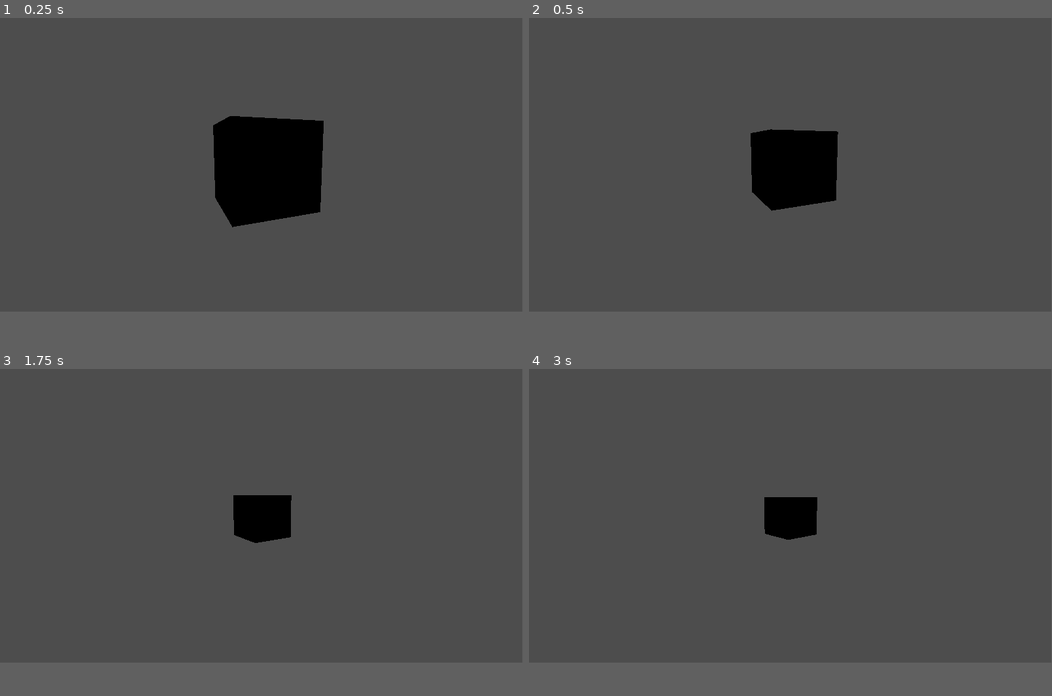
Above: before the commit, frames 1-4 (two rows, left to right).
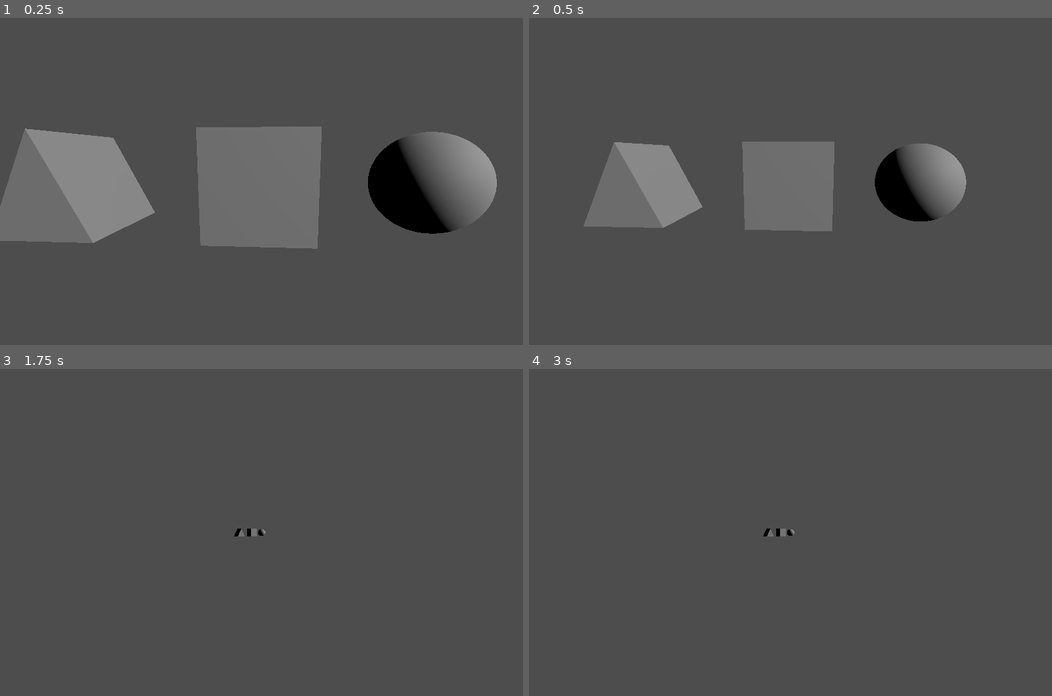
Above: after the commit, the same moments.

Repository: videlanicolas/godot_experiments
Game: Godot game, scene res://level.tscn
Two runs of this game, one before a commit and one after it. Both use one fixed random seed, a clock stepped at 60 frames per second and the inputs below.
Inputs (mouse positions are in pixels of both pictures, inside the frame that each line leads up to):
- Up to frame 1 (0.25 s): no input
- Up to frame 2 (0.5 s): no input
- Up to frame 3 (1.75 s): move the mouse to (376, 499) at 0.52 s; hold D (right) 0.53-1.28 s; click (376, 499) at 0.6 s; move the mouse to (156, 529) at 1.27 s; hold A (left) from 1.28 s (still down); click (156, 529) at 1.35 s
- Up to frame 4 (3 s): move the mouse to (842, 450) at 2.02 s; release A (left) at 2.03 s; hold D (right) from 2.03 s (still down); click (842, 450) at 2.1 s; move the mouse to (764, 575) at 2.77 s; click (764, 575) at 2.85 s
The window is 799x449 before the commit and 800x500 after it. Grey fills any space a smaller window leaves; there, only what the larger window draws over its background counts as a difference.

The runs differ from the first frame. In frame 1, 22% of the frame differs, in the area x 0-95%, y 30-71%; in frame 2, 12%; in frame 3, 1.4%; in frame 4, 1.2%.
Error after the commit: Invalid access to property or key 'global_position' on a base object of type 'Nil'. (res://Camera3D.gd:38)

Commit message:
Camera movement update

Diff:
--- a/CameraMovement/Camera3D.gd
+++ b/CameraMovement/Camera3D.gd
@@ -1,6 +1,7 @@
 extends Camera3D
 
 const FOLLOW_SPEED := 1.0
+const RAY_LENGTH = 1000
 
 @export
 var target : Node3D = null
@@ -14,23 +15,60 @@
 @export
 var rotateSpeed := 1.0
 
+@export_range(0.0, 1.0)
+var slerpWeight := 0.0
+
+@export
+var withSlerp := false
+
+var selectedObject: CollisionObject3D = null
+
 func _physics_process(delta):
+	if Input.is_action_just_pressed("Select"):
+		var hitCollider := CheckClickRaycast()
+		if hitCollider:
+			selectedObject = hitCollider
+			target = hitCollider
+		else:
+			selectedObject = null
+			target = null
 	# If there is no target, skip doing anything.
 	if target == null:
 		pass
-	var n := target.global_position.normalized()
+	var n := global_position - target.global_position
 	# Check if the user pressed any input.
 	if Input.is_action_pressed("left"):
-		print(n)
-		global_rotate(n, delta * rotateSpeed)
+		global_position = n.rotated(Vector3.UP, -delta * rotateSpeed)
 	if Input.is_action_pressed("right"):
-		global_rotate(target.global_position.normalized(), -delta * rotateSpeed)
+		global_position = n.rotated(Vector3.UP, delta * rotateSpeed)
 	# Look at the target.
 	look_at(target.global_position)
 	# Now adjust the camera position according to the distance.
 	_adjust_distance_from_target(delta)
 
 func _adjust_distance_from_target(delta):
-	# First calculate the distance between the camera and the target.
+	# First calculate the vector the Camera should be in.
 	var desiredPosition := (global_position - target.global_position).normalized() * distance
+	# Interpolate the position of the camera to slowly adjust its position.
 	global_position = global_position.lerp(desiredPosition, delta * FOLLOW_SPEED)
+
+func CheckClickRaycast() -> CollisionObject3D:
+	# Get the physics space.
+	var space_state = get_world_3d().direct_space_state
+	# Get the mouse position.
+	var mousepos = get_viewport().get_mouse_position()
+	# Get the origin Vector3, this is the mouse position in the camera viewport
+	# converted to a Vector3 with origin in the global origin.
+	var origin = project_ray_origin(mousepos)
+	# The end Vector3 is the origin vector we defined before plus a vector that is
+	# the normal of the point in Vector3 coordinates of the mouse position, times the ray length.
+	var end = origin + project_ray_normal(mousepos) * RAY_LENGTH
+	# This gives us two vectors that we can easily calculate a ray.
+	# Create the query.
+	var query = PhysicsRayQueryParameters3D.create(origin, end)
+	# Make the actualy query.
+	var result = space_state.intersect_ray(query)
+	if !result:
+		return null
+	print(result)
+	return result['collider']
--- a/CameraMovement/level.tscn
+++ b/CameraMovement/level.tscn
@@ -8,16 +8,57 @@
 
 [sub_resource type="BoxMesh" id="BoxMesh_634m1"]
 
+[sub_resource type="BoxShape3D" id="BoxShape3D_sp3ku"]
+
+[sub_resource type="PrismMesh" id="PrismMesh_28qag"]
+
+[sub_resource type="BoxShape3D" id="BoxShape3D_bi654"]
+
+[sub_resource type="SphereMesh" id="SphereMesh_kwfkf"]
+
+[sub_resource type="SphereShape3D" id="SphereShape3D_3hhao"]
+
 [node name="Level" type="Node"]
 
 [node name="Camera3D" type="Camera3D" parent="." node_paths=PackedStringArray("target")]
 transform = Transform3D(1, 0, 0, 0, 1, 0, 0, 0, 1, 0.0835352, 0.185362, 1.443)
 script = ExtResource("1_pg4bi")
-target = NodePath("../Cube")
+target = NodePath("../Cube/CubeMesh")
 distance = 5.0
 speedCurve = SubResource("Curve_g6ndf")
-rotateSpeed = 10.0
+rotateSpeed = 5.0
+slerpWeight = 0.615
+withSlerp = true
 
-[node name="Cube" type="MeshInstance3D" parent="."]
-transform = Transform3D(1, 0, 0, 0, 1, 0, 0, 0, 1, 0.56731, 0, 0)
+[node name="DirectionalLight3D" type="DirectionalLight3D" parent="."]
+transform = Transform3D(0.625006, -0.343326, 0.701067, -0.0703965, 0.869641, 0.488639, -0.777439, -0.354755, 0.519363, 0, 7.81898, 0)
+metadata/_edit_lock_ = true
+
+[node name="Cube" type="StaticBody3D" parent="."]
+
+[node name="CubeMesh" type="MeshInstance3D" parent="Cube"]
 mesh = SubResource("BoxMesh_634m1")
+skeleton = NodePath("../..")
+
+[node name="CollisionShape3D" type="CollisionShape3D" parent="Cube"]
+shape = SubResource("BoxShape3D_sp3ku")
+
+[node name="Prism" type="StaticBody3D" parent="."]
+transform = Transform3D(1, 0, 0, 0, 1, 0, 0, 0, 1, -1.97542, 0, 0)
+
+[node name="PrismMesh" type="MeshInstance3D" parent="Prism"]
+mesh = SubResource("PrismMesh_28qag")
+skeleton = NodePath("../..")
+
+[node name="CollisionShape3D" type="CollisionShape3D" parent="Prism"]
+shape = SubResource("BoxShape3D_bi654")
+
+[node name="Sphere" type="StaticBody3D" parent="."]
+transform = Transform3D(1, 0, 0, 0, 1, 0, 0, 0, 1, 1.63645, 0, 0)
+
+[node name="SphereMesh" type="MeshInstance3D" parent="Sphere"]
+mesh = SubResource("SphereMesh_kwfkf")
+skeleton = NodePath("../..")
+
+[node name="CollisionShape3D" type="CollisionShape3D" parent="Sphere"]
+shape = SubResource("SphereShape3D_3hhao")
--- a/CameraMovement/project.godot
+++ b/CameraMovement/project.godot
@@ -15,6 +15,11 @@
 config/features=PackedStringArray("4.2", "Forward Plus")
 config/icon="res://icon.svg"
 
+[display]
+
+window/size/viewport_width=3840
+window/size/viewport_height=2160
+
 [input]
 
 left={
@@ -27,3 +32,8 @@
 "events": [Object(InputEventKey,"resource_local_to_scene":false,"resource_name":"","device":-1,"window_id":0,"alt_pressed":false,"shift_pressed":false,"ctrl_pressed":false,"meta_pressed":false,"pressed":false,"keycode":0,"physical_keycode":68,"key_label":0,"unicode":100,"echo":false,"script":null)
 ]
 }
+Select={
+"deadzone": 0.5,
+"events": [Object(InputEventMouseButton,"resource_local_to_scene":false,"resource_name":"","device":-1,"window_id":0,"alt_pressed":false,"shift_pressed":false,"ctrl_pressed":false,"meta_pressed":false,"button_mask":0,"position":Vector2(0, 0),"global_position":Vector2(0, 0),"factor":1.0,"button_index":1,"canceled":false,"pressed":false,"double_click":false,"script":null)
+]
+}
Not shown: 1 places in CameraMovement/level.tscn that only renumber resources
